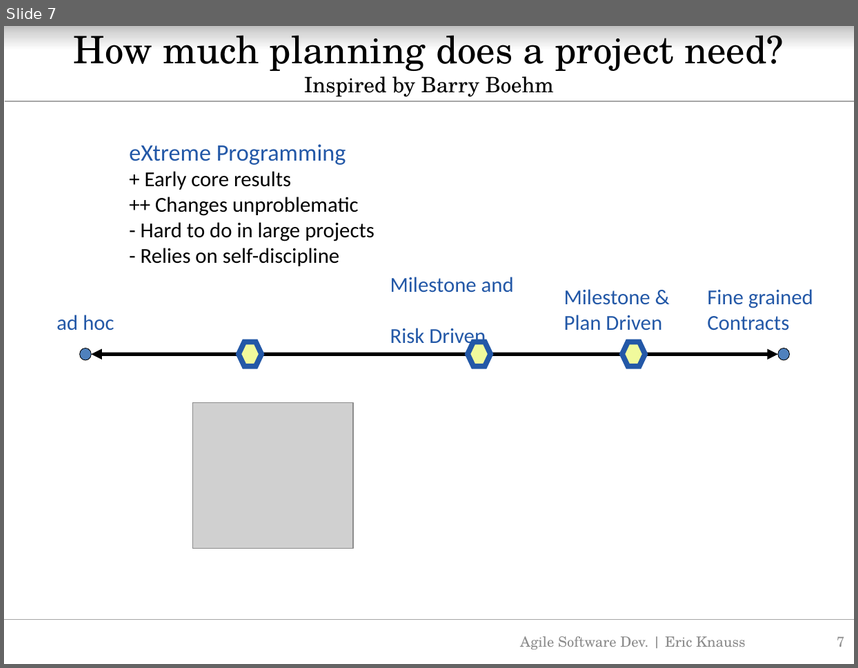
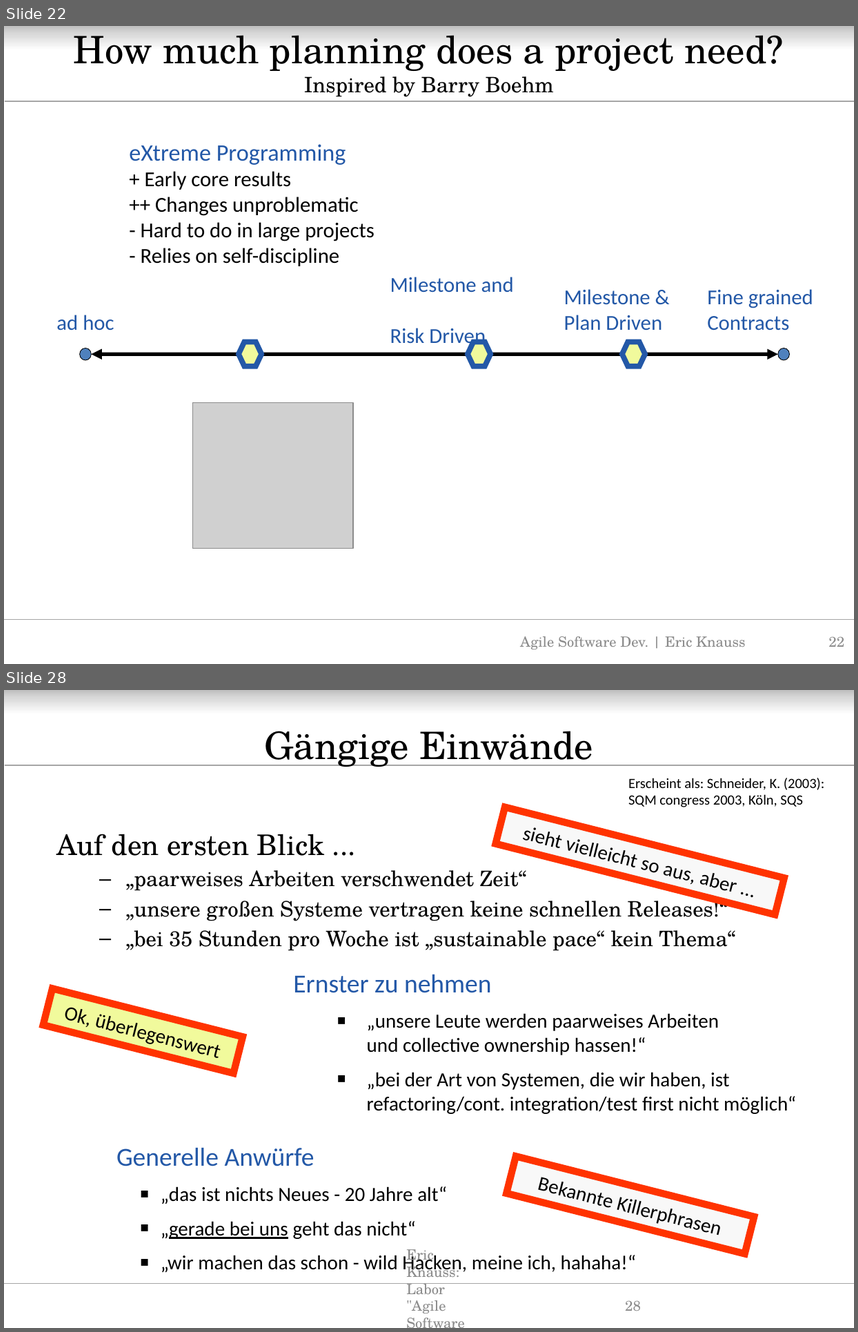
Before and after one commit to oerich/EDA397, a slide deck: Slides/src/agile-dev-processes-8-agile-vs-plan-driven.pptx. Shown one above the other, each under a label of ours: slide 7 before the commit, slides 22 and 28 after it; the slides between them are not shown. The pictures are 858x668 and 858x1332 pixels, drawn with LibreOffice and Linux fonts; fonts in the diff are those of the drawing; grey boxes stand for pictures; background and template pictures are left out. Boxes give left, top, right and bottom in pixels: in the first picture for what was removed or moved away, otherwise in the second. Text is boxed around its words. In the diff, an @@ line names an element or a change of style, - is before the commit and + after.

```diff
--- a/Slides/src/agile-dev-processes-8-agile-vs-plan-driven.pptx
+++ b/Slides/src/agile-dev-processes-8-agile-vs-plan-driven.pptx
@@ slide 28 added at (4, 690, 854, 1328), background #FFFFFF; not listed: 3 template elements that a slide beside it also shows @@
@@ title added at (264, 731, 593, 767), 32 pt, text #000000 @@
+Gängige Einwände
@@ text added at (628, 778, 824, 807), 12 pt, text #000000 @@
+Erscheint als: Schneider, K. (2003):
+SQM congress 2003, Köln, SQS
@@ rectangle added at (496, 807, 784, 914), fill #F8F8F8, outline #FF3300 6 pt, 17 pt, text #000000 @@
+sieht vielleicht so aus, aber ...
@@ text added at (56, 834, 735, 951), 18 pt, text #000000 @@
+Auf den ersten Blick ...
+  – „paarweises Arbeiten verschwendet Zeit“
+  – „unsere großen Systeme vertragen keine schnellen Releases!“
+  – „bei 35 Stunden pro Woche ist „sustainable pace“ kein Thema“
@@ text added at (293, 974, 796, 1114), 17 pt, text #000000 @@
+Ernster zu nehmen
+  ■ „unsere Leute werden paarweises Arbeiten
+    und collective ownership hassen!“
+  ■ „bei der Art von Systemen, die wir haben, ist
+    refactoring/cont. integration/test first nicht möglich“
@@ rectangle added at (43, 989, 243, 1073), fill #F1FA9C, outline #FF3300 6 pt, 17 pt, text #000000 @@
+Ok, überlegenswert
@@ text added at (116, 1147, 636, 1274), 17 pt, text #000000 @@
+Generelle Anwürfe
+  ■ „das ist nichts Neues - 20 Jahre alt“
+  ■ „gerade bei uns geht das nicht“
+  ■ „wir machen das schon - wild Hacken, meine ich, hahaha!“
@@ rectangle added at (506, 1156, 754, 1254), fill #F8F8F8, outline #FF3300 6 pt, 17 pt, text #000000 @@
+Bekannte Killerphrasen
@@ text added at (406, 1249, 459, 1313), 12 pt, text #8C8C8C @@
+Eric Knauss: Labor "Agile Software Entwicklung"
@@ page number added at (625, 1300, 641, 1310), 12 pt, text #8C8C8C @@
+28
@@ what was slide 7 is now slide 22 @@
@@ page number at (829, 636, 844, 646): text changed @@
-7
+22
```
Also in this commit, not shown: 1 slide changed, 28 other slides added, 2 other files.
